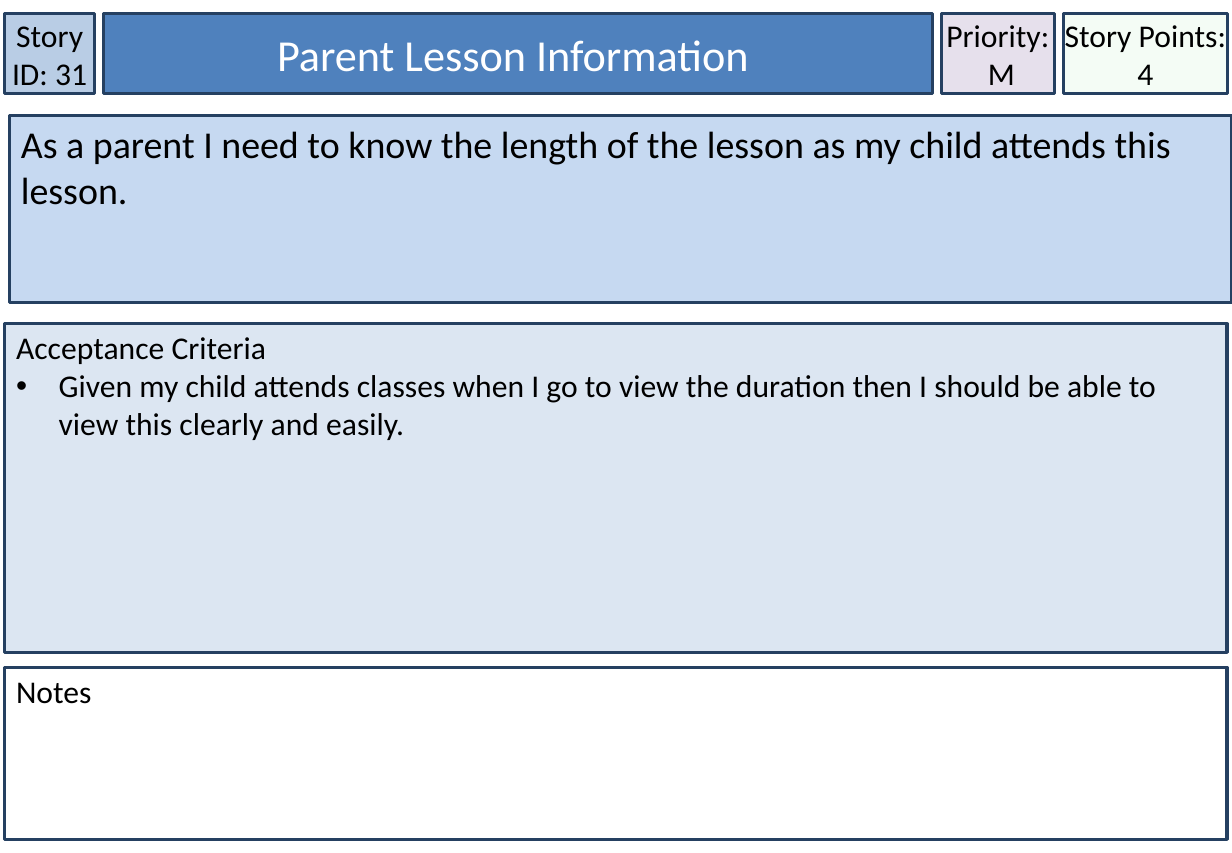
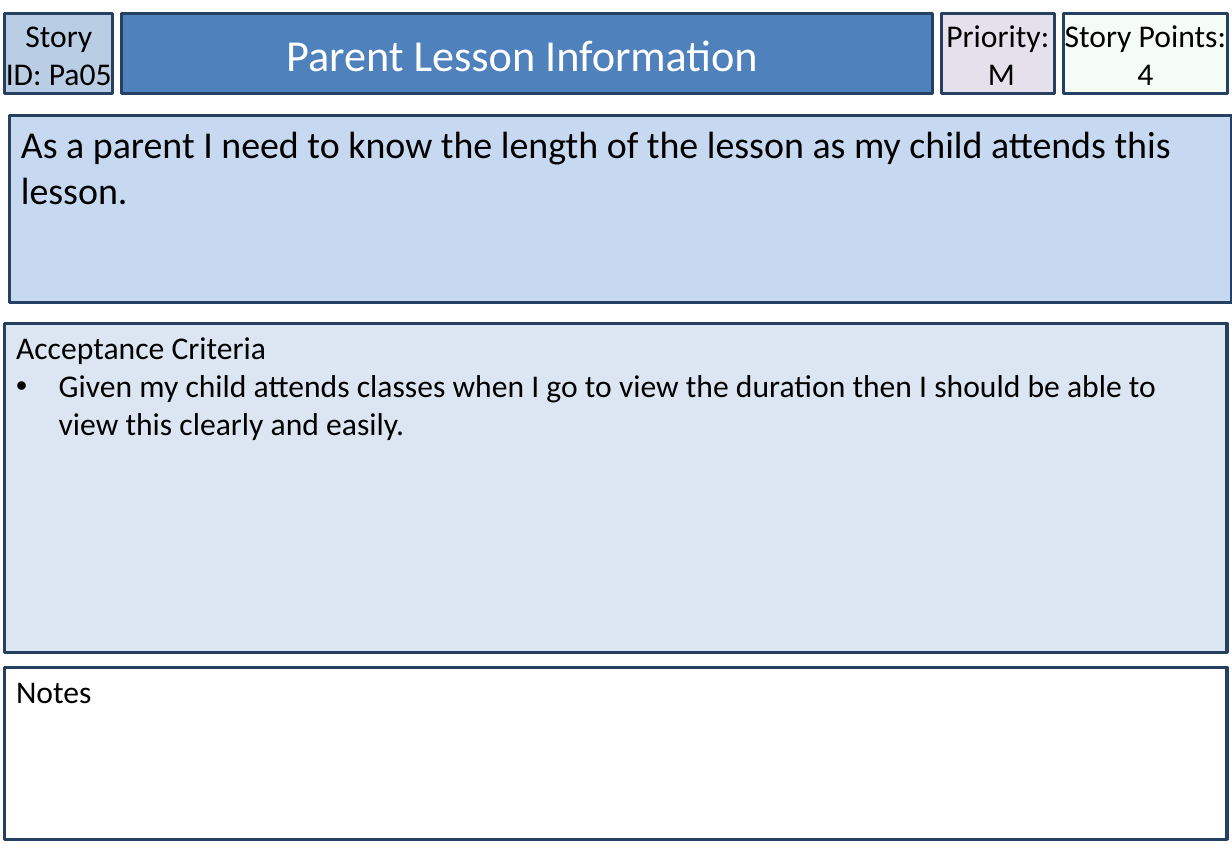
Before and after one commit to MichaelDevenish/IFB299MusicSchool, a slide deck: slide 36 of Documentation/Accpetance Criteria & User Stories/User Stories Final Format.pptx. Drawn at 1232x853 pixels with LibreOffice and Linux fonts; fonts in the diff are those of the drawing. Boxes give left, top, right and bottom in pixels: in the first picture for what was removed or moved away, otherwise in the second. Text is boxed around its words. In the diff, an @@ line names an element or a change of style, - is before the commit and + after.

```diff
--- a/Documentation/Accpetance Criteria & User Stories/User Stories Final Format.pptx
+++ b/Documentation/Accpetance Criteria & User Stories/User Stories Final Format.pptx
@@ rectangle "Story ID: Pa05": place and size @@
-rectangle "Story ID: Pa05" at [5,14,94,94]
+rectangle "Story ID: Pa05" at [5,14,113,94]
@@ text in rectangle at [6,26,112,93]: text changed @@
-Story ID: 31
+Story ID: Pa05
@@ rectangle "Parent Lesson Information": place and size @@
-rectangle "Parent Lesson Information" at [104,14,933,94]
+rectangle "Parent Lesson Information" at [122,14,933,94]
```
Also in this commit, not shown: 32 other slides changed.
